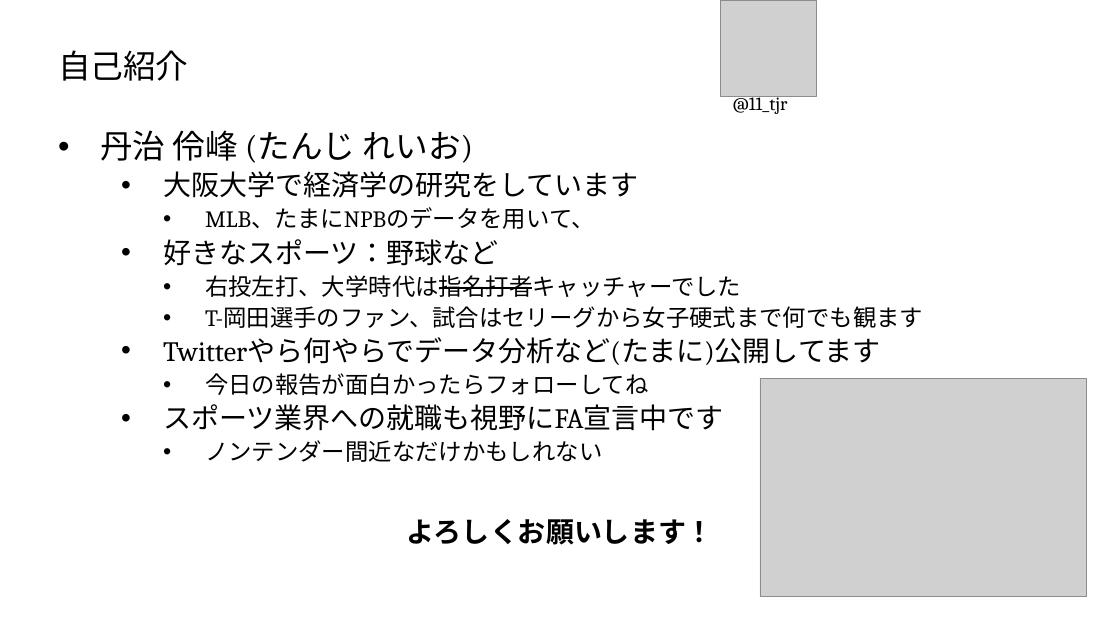
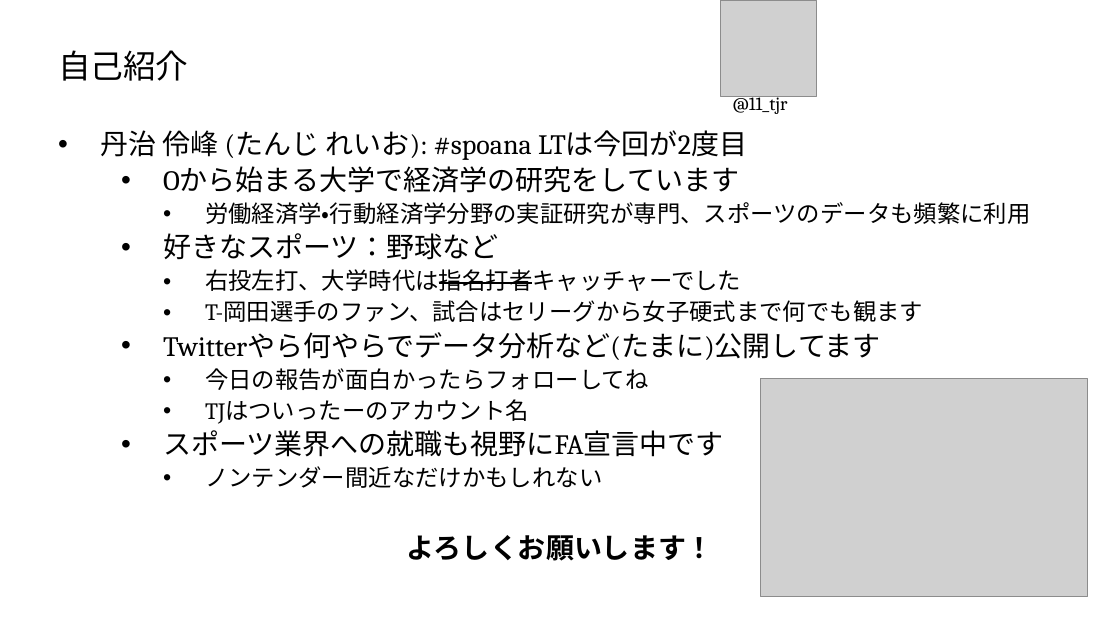
Before and after one commit to T-Reio/ballgame_analysis, a slide deck: slide 2 of slides/spoana13.pptx. Drawn at 1120x630 pixels with LibreOffice and Linux fonts; fonts in the diff are those of the drawing; grey boxes stand for pictures; background and template pictures are left out. Boxes give left, top, right and bottom in pixels: in the first picture for what was removed or moved away, otherwise in the second. Text is boxed around its words. In the diff, an @@ line names an element or a change of style, - is before the commit and + after.

Commit message:
added.

```diff
--- a/slides/spoana13.pptx
+++ b/slides/spoana13.pptx
@@ text at (100, 130, 1030, 224): text changed; size 20 to 24 pt @@
-• 丹治 伶峰 (たんじ れいお)
-  • 大阪大学で経済学の研究をしています
-    • MLB、たまにNPBのデータを用いて、
+• 丹治 伶峰 (たんじ れいお): #spoana LTは今回が2度目
+  • Oから始まる大学で経済学の研究をしています
+    • 労働経済学・行動経済学分野の実証研究が専門、スポーツのデータも頻繁に利用
@@ text at (205, 399, 529, 424): paragraph added @@
+    • TJはついったーのアカウント名
```
Also in this commit, not shown: 7 other slides changed.
